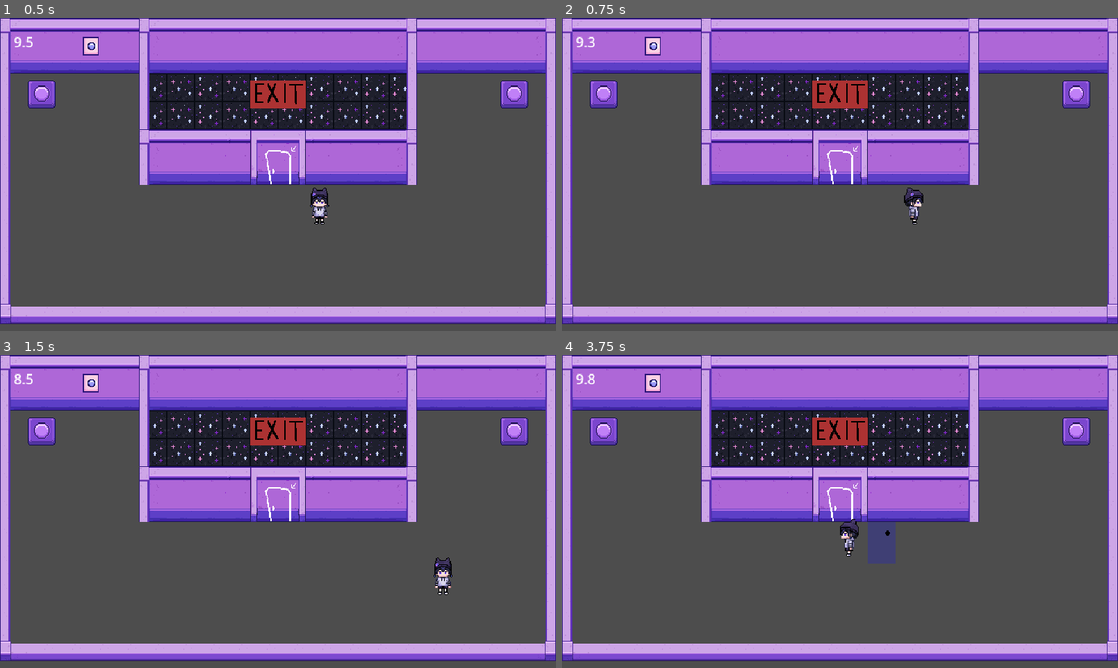
Above: before the commit, frames 1-4 (two rows, left to right).
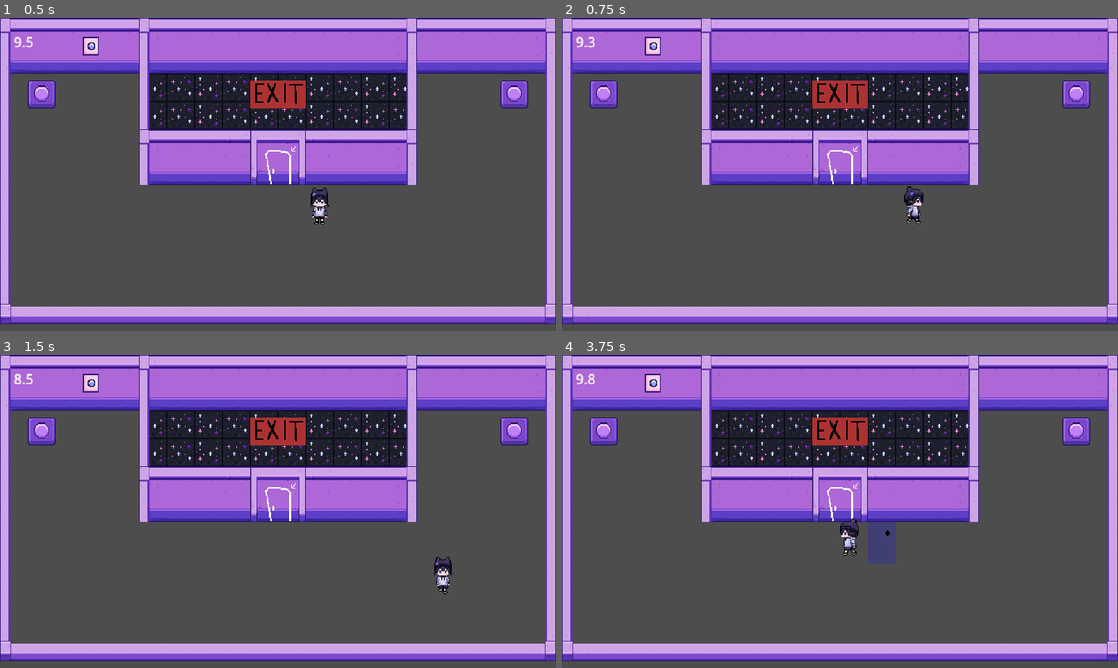
Above: after the commit, the same moments.

Repository: Akramion/jam
Game: Godot game, scene res://levels/test.tscn
Same seed, same stepped clock (60 frames per second), same inputs: the game is played once before the commit and once after it.
Inputs:
- Up to frame 1 (0.5 s): no input
- Up to frame 2 (0.75 s): tap Enter at 0.5 s; hold D (move_right) from 0.53 s (still down); hold E (interact) from 0.53 s (still down)
- Up to frame 3 (1.5 s): release D (move_right) at 1.28 s; release E (interact) at 1.28 s; hold S (move_down) from 1.28 s (still down); tap E (interact) at 1.35 s
- Up to frame 4 (3.75 s): release S (move_down) at 2.03 s; hold D (move_right) 2.03-2.78 s; hold E (interact) 2.03-2.78 s; hold W (move_up) 2.78-3.53 s; tap E (interact) at 2.85 s; tap Space (restart_recording) at 3.5 s; hold A (move_left) from 3.53 s (still down); hold E (interact) from 3.53 s (still down)

Frame 1 is identical in both runs. In frame 2, 0.2% of the frame differs, in the area x 61-65%, y 53-66%; in frame 3, 0.2%; in frame 4, 0.2%.

Commit message:
Hero animated

Diff:
--- a/objects/player/player.tscn
+++ b/objects/player/player.tscn
@@ -2,6 +2,7 @@
 
 [ext_resource type="Script" uid="uid://ca85ia8812amm" path="res://objects/player/player.gd" id="1_oul6g"]
 [ext_resource type="Texture2D" uid="uid://o540jvhlyggy" path="res://assets/sprites/boy.png" id="2_g7ett"]
+[ext_resource type="Texture2D" uid="uid://d2ch6iisaqb6c" path="res://assets/sprites/begit.png" id="3_ssrue"]
 
 [sub_resource type="CapsuleShape2D" id="CapsuleShape2D_qhvcx"]
 radius = 8.0
@@ -24,20 +25,100 @@
 region = Rect2(96, 96, 32, 48)
 
 [sub_resource type="AtlasTexture" id="AtlasTexture_ow0dq"]
-atlas = ExtResource("2_g7ett")
+atlas = ExtResource("3_ssrue")
+region = Rect2(32, 0, 32, 48)
+
+[sub_resource type="AtlasTexture" id="AtlasTexture_psowp"]
+atlas = ExtResource("3_ssrue")
+region = Rect2(64, 0, 32, 48)
+
+[sub_resource type="AtlasTexture" id="AtlasTexture_45urx"]
+atlas = ExtResource("3_ssrue")
+region = Rect2(96, 0, 32, 48)
+
+[sub_resource type="AtlasTexture" id="AtlasTexture_c34wb"]
+atlas = ExtResource("3_ssrue")
+region = Rect2(128, 0, 32, 48)
+
+[sub_resource type="AtlasTexture" id="AtlasTexture_45rsp"]
+atlas = ExtResource("3_ssrue")
+region = Rect2(160, 0, 32, 48)
+
+[sub_resource type="AtlasTexture" id="AtlasTexture_ylcck"]
+atlas = ExtResource("3_ssrue")
+region = Rect2(192, 0, 32, 48)
+
+[sub_resource type="AtlasTexture" id="AtlasTexture_m4kly"]
+atlas = ExtResource("3_ssrue")
+region = Rect2(32, 144, 32, 48)
+
+[sub_resource type="AtlasTexture" id="AtlasTexture_x5bgp"]
+atlas = ExtResource("3_ssrue")
+region = Rect2(64, 144, 32, 48)
+
+[sub_resource type="AtlasTexture" id="AtlasTexture_dthqj"]
+atlas = ExtResource("3_ssrue")
+region = Rect2(96, 144, 32, 48)
+
+[sub_resource type="AtlasTexture" id="AtlasTexture_xlkbi"]
+atlas = ExtResource("3_ssrue")
+region = Rect2(128, 144, 32, 48)
+
+[sub_resource type="AtlasTexture" id="AtlasTexture_l55sg"]
+atlas = ExtResource("3_ssrue")
+region = Rect2(160, 144, 32, 48)
+
+[sub_resource type="AtlasTexture" id="AtlasTexture_28utn"]
+atlas = ExtResource("3_ssrue")
+region = Rect2(192, 144, 32, 48)
+
+[sub_resource type="AtlasTexture" id="AtlasTexture_xgwla"]
+atlas = ExtResource("3_ssrue")
+region = Rect2(32, 240, 32, 48)
+
+[sub_resource type="AtlasTexture" id="AtlasTexture_yyeqs"]
+atlas = ExtResource("3_ssrue")
+region = Rect2(64, 240, 32, 48)
+
+[sub_resource type="AtlasTexture" id="AtlasTexture_u8bnf"]
+atlas = ExtResource("3_ssrue")
+region = Rect2(96, 240, 32, 48)
+
+[sub_resource type="AtlasTexture" id="AtlasTexture_lc6id"]
+atlas = ExtResource("3_ssrue")
+region = Rect2(128, 240, 32, 48)
+
+[sub_resource type="AtlasTexture" id="AtlasTexture_tmow5"]
+atlas = ExtResource("3_ssrue")
+region = Rect2(160, 240, 32, 48)
+
+[sub_resource type="AtlasTexture" id="AtlasTexture_r5k7d"]
+atlas = ExtResource("3_ssrue")
+region = Rect2(192, 240, 32, 48)
+
+[sub_resource type="AtlasTexture" id="AtlasTexture_bi5m7"]
+atlas = ExtResource("3_ssrue")
 region = Rect2(32, 48, 32, 48)
 
-[sub_resource type="AtlasTexture" id="AtlasTexture_m4kly"]
-atlas = ExtResource("2_g7ett")
-region = Rect2(64, 96, 32, 48)
-
-[sub_resource type="AtlasTexture" id="AtlasTexture_xgwla"]
-atlas = ExtResource("2_g7ett")
-region = Rect2(0, 96, 32, 48)
-
-[sub_resource type="AtlasTexture" id="AtlasTexture_bi5m7"]
-atlas = ExtResource("2_g7ett")
-region = Rect2(128, 96, 32, 48)
+[sub_resource type="AtlasTexture" id="AtlasTexture_y35q5"]
+atlas = ExtResource("3_ssrue")
+region = Rect2(64, 48, 32, 48)
+
+[sub_resource type="AtlasTexture" id="AtlasTexture_no36w"]
+atlas = ExtResource("3_ssrue")
+region = Rect2(96, 48, 32, 48)
+
+[sub_resource type="AtlasTexture" id="AtlasTexture_tk20p"]
+atlas = ExtResource("3_ssrue")
+region = Rect2(128, 48, 32, 48)
+
+[sub_resource type="AtlasTexture" id="AtlasTexture_1g4tr"]
+atlas = ExtResource("3_ssrue")
+region = Rect2(160, 48, 32, 48)
+
+[sub_resource type="AtlasTexture" id="AtlasTexture_ja0yg"]
+atlas = ExtResource("3_ssrue")
+region = Rect2(192, 48, 32, 48)
 
 [sub_resource type="SpriteFrames" id="SpriteFrames_g4v7s"]
 animations = [{
@@ -76,34 +157,94 @@
 "frames": [{
 "duration": 1.0,
 "texture": SubResource("AtlasTexture_ow0dq")
+}, {
+"duration": 1.0,
+"texture": SubResource("AtlasTexture_psowp")
+}, {
+"duration": 1.0,
+"texture": SubResource("AtlasTexture_45urx")
+}, {
+"duration": 1.0,
+"texture": SubResource("AtlasTexture_c34wb")
+}, {
+"duration": 1.0,
+"texture": SubResource("AtlasTexture_45rsp")
+}, {
+"duration": 1.0,
+"texture": SubResource("AtlasTexture_ylcck")
 }],
 "loop": 1,
 "name": &"walk_back",
-"speed": 5.0
+"speed": 9.0
 }, {
 "frames": [{
 "duration": 1.0,
 "texture": SubResource("AtlasTexture_m4kly")
+}, {
+"duration": 1.0,
+"texture": SubResource("AtlasTexture_x5bgp")
+}, {
+"duration": 1.0,
+"texture": SubResource("AtlasTexture_dthqj")
+}, {
+"duration": 1.0,
+"texture": SubResource("AtlasTexture_xlkbi")
+}, {
+"duration": 1.0,
+"texture": SubResource("AtlasTexture_l55sg")
+}, {
+"duration": 1.0,
+"texture": SubResource("AtlasTexture_28utn")
 }],
 "loop": 1,
 "name": &"walk_front",
-"speed": 5.0
+"speed": 9.0
 }, {
 "frames": [{
 "duration": 1.0,
 "texture": SubResource("AtlasTexture_xgwla")
+}, {
+"duration": 1.0,
+"texture": SubResource("AtlasTexture_yyeqs")
+}, {
+"duration": 1.0,
+"texture": SubResource("AtlasTexture_u8bnf")
+}, {
+"duration": 1.0,
+"texture": SubResource("AtlasTexture_lc6id")
+}, {
+"duration": 1.0,
+"texture": SubResource("AtlasTexture_tmow5")
+}, {
+"duration": 1.0,
+"texture": SubResource("AtlasTexture_r5k7d")
 }],
 "loop": 1,
 "name": &"walk_left",
-"speed": 5.0
+"speed": 9.0
 }, {
 "frames": [{
 "duration": 1.0,
 "texture": SubResource("AtlasTexture_bi5m7")
+}, {
+"duration": 1.0,
+"texture": SubResource("AtlasTexture_y35q5")
+}, {
+"duration": 1.0,
+"texture": SubResource("AtlasTexture_no36w")
+}, {
+"duration": 1.0,
+"texture": SubResource("AtlasTexture_tk20p")
+}, {
+"duration": 1.0,
+"texture": SubResource("AtlasTexture_1g4tr")
+}, {
+"duration": 1.0,
+"texture": SubResource("AtlasTexture_ja0yg")
 }],
 "loop": 1,
 "name": &"walk_right",
-"speed": 5.0
+"speed": 9.0
 }]
 
 [sub_resource type="CapsuleShape2D" id="CapsuleShape2D_57qmd"]
@@ -121,8 +262,9 @@
 [node name="AnimatedSprite2D" type="AnimatedSprite2D" parent="." unique_id=1629919977]
 position = Vector2(0, -16)
 sprite_frames = SubResource("SpriteFrames_g4v7s")
-animation = &"idle_left"
+animation = &"walk_front"
 autoplay = "idle_front"
+frame_progress = 0.65328455
 
 [node name="InteractionArea" type="Area2D" parent="." unique_id=200925247]
 collision_layer = 2
Binary file added: assets/sprites/begit.png
Not shown, added: assets/sprites/begit.png.import
